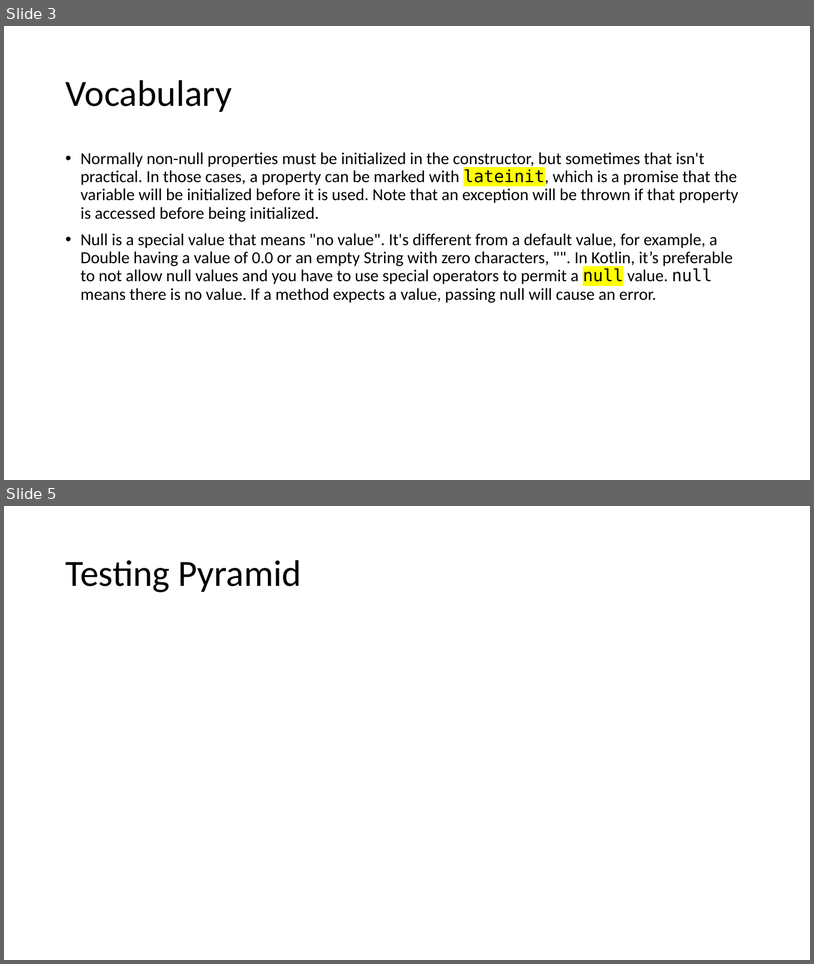
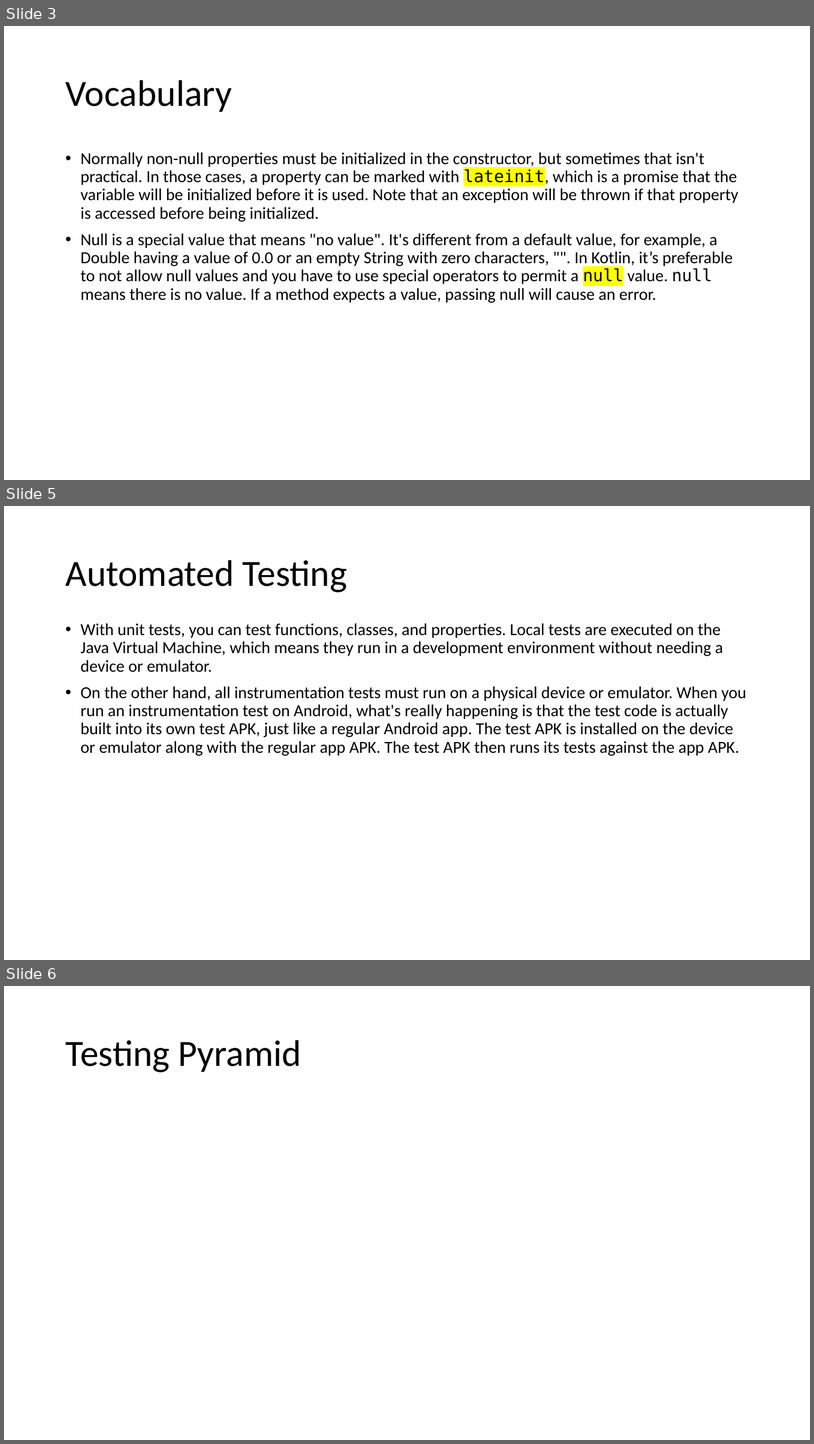
Before and after one commit to joellecorliss/Associate-Android-Developer, a slide deck: Android Basics in Kotlin.pptx. Shown one above the other, each under a label of ours: slides 3 and 5 before the commit, slides 3, 5 and 6 after it; the slides between them are not shown. The pictures are 814x964 and 814x1444 pixels, drawn with LibreOffice and Linux fonts; fonts in the diff are those of the drawing. Boxes give left, top, right and bottom in pixels: in the first picture for what was removed or moved away, otherwise in the second. Text is boxed around its words. In the diff, an @@ line names an element or a change of style, - is before the commit and + after.

```diff
--- a/Android Basics in Kotlin.pptx
+++ b/Android Basics in Kotlin.pptx
@@ slide 5 added at [4, 506, 810, 960], background #FFFFFF @@
@@ title added at [65, 560, 347, 592], 44 pt, text #000000 @@
+Automated Testing
@@ text added at [81, 623, 747, 756], 20 pt, text #000000 @@
+• With unit tests, you can test functions, classes, and properties. Local tests are executed on the Java Virtual Machine, which means they run in a development environment without needing a device or emulator.
+• On the other hand, all instrumentation tests must run on a physical device or emulator. When you run an instrumentation test on Android, what's really happening is that the test code is actually built into its own test APK, just like a regular Android app. The test APK is installed on the device or emulator along with the regular app APK. The test APK then runs its tests against the app APK.
@@ what was slide 5 is now slide 6 @@
```
Also in this commit, not shown: 2 slides changed.
